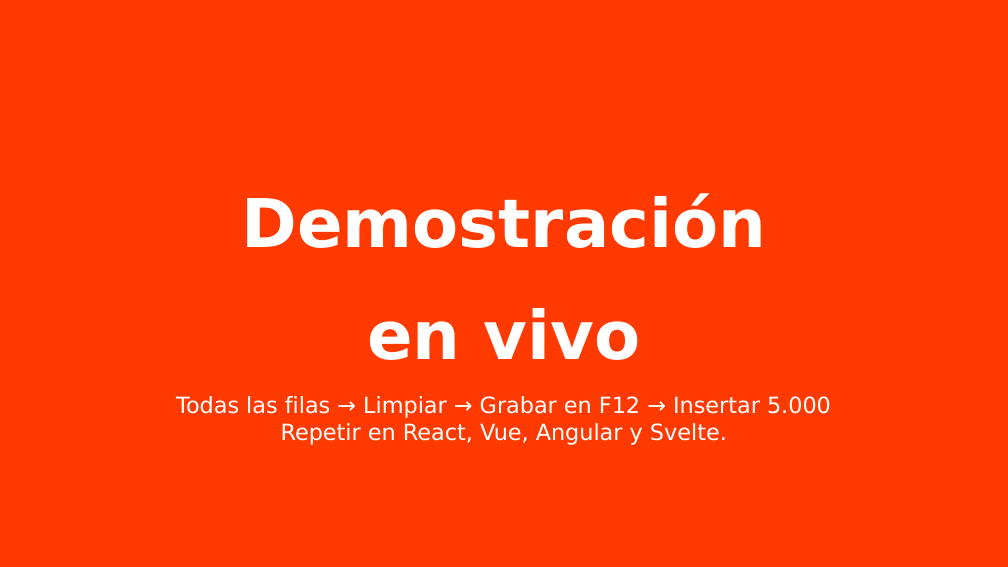
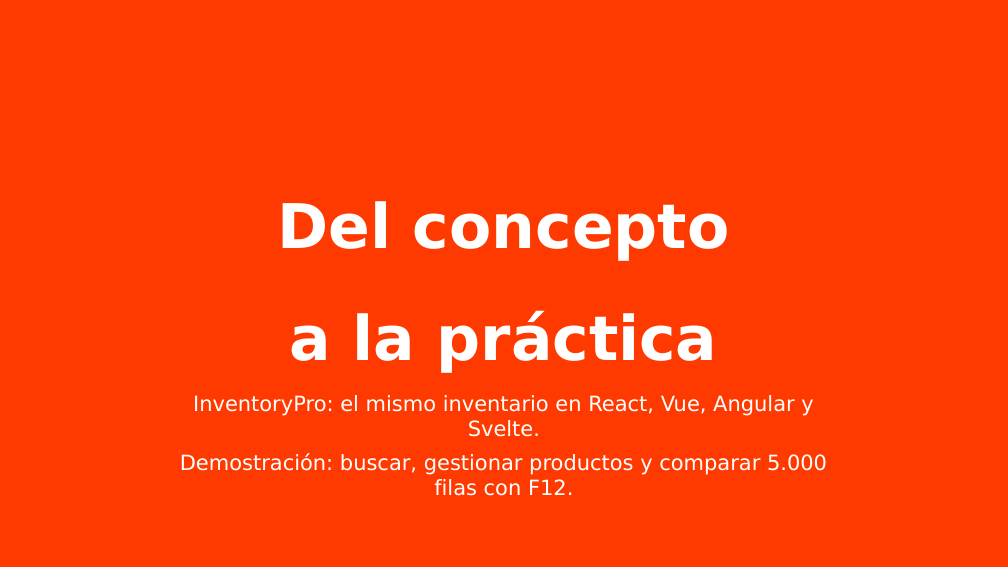
Before and after one commit to angelloaroni/ArquiSoftIndividual, a slide deck: slide 7 of presentacion/Comparativa_Frontend_InventoryPro.pptx. Drawn at 1008x567 pixels with LibreOffice and Linux fonts; fonts in the diff are those of the drawing; background and template pictures are left out. Boxes give left, top, right and bottom in pixels: in the first picture for what was removed or moved away, otherwise in the second. Text is boxed around its words. In the diff, an @@ line names an element or a change of style, - is before the commit and + after.

```diff
--- a/presentacion/Comparativa_Frontend_InventoryPro.pptx
+++ b/presentacion/Comparativa_Frontend_InventoryPro.pptx
@@ title at (x1=278, y1=201, x2=730, y2=373): text changed; size 48 to 44 pt @@
-Demostración
-en vivo
+Del concepto
+a la práctica
@@ subtitle at (x1=180, y1=395, x2=827, y2=496): text changed; size 16 to 15 pt @@
-Todas las filas → Limpiar → Grabar en F12 → Insertar 5.000
-Repetir en React, Vue, Angular y Svelte.
+InventoryPro: el mismo inventario en React, Vue, Angular y Svelte.
+Demostración: buscar, gestionar productos y comparar 5.000 filas con F12.
```
Also in this commit, not shown: 3 other slides changed, 3 slides added, 3 slides removed, 3 other files.
